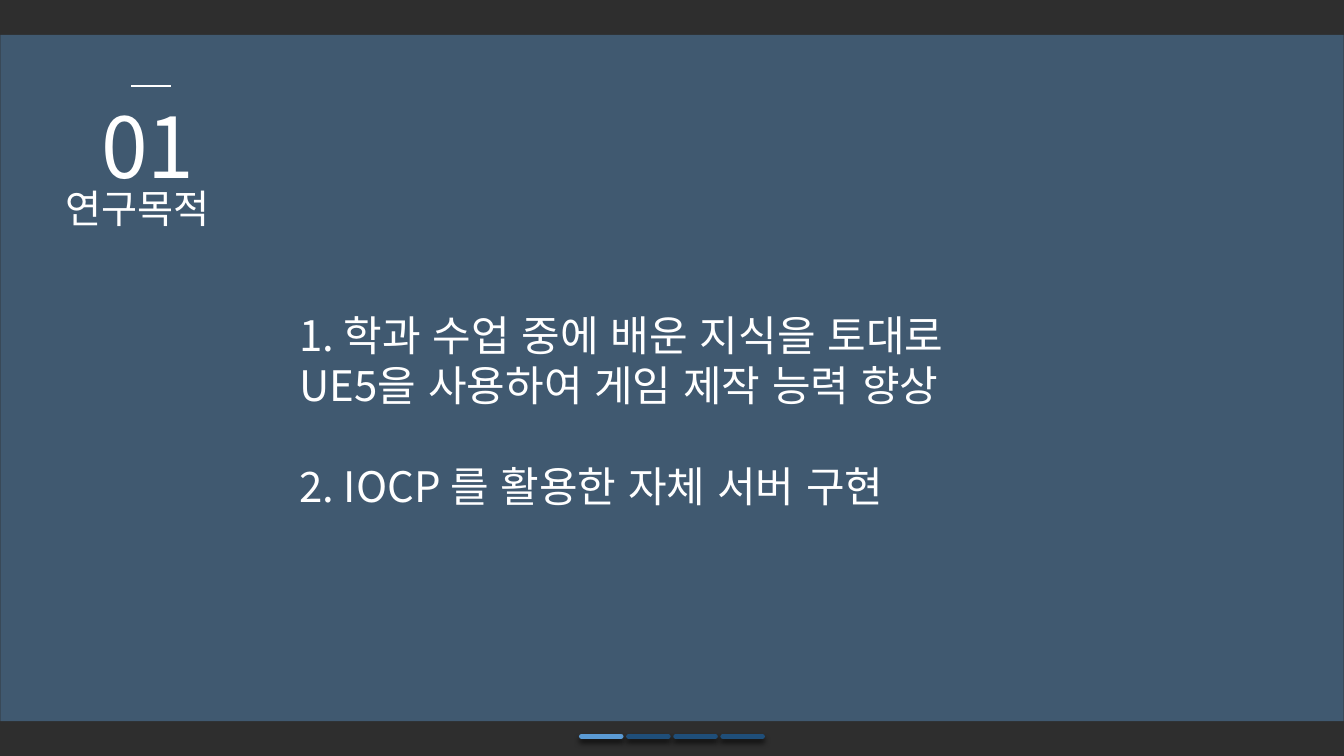
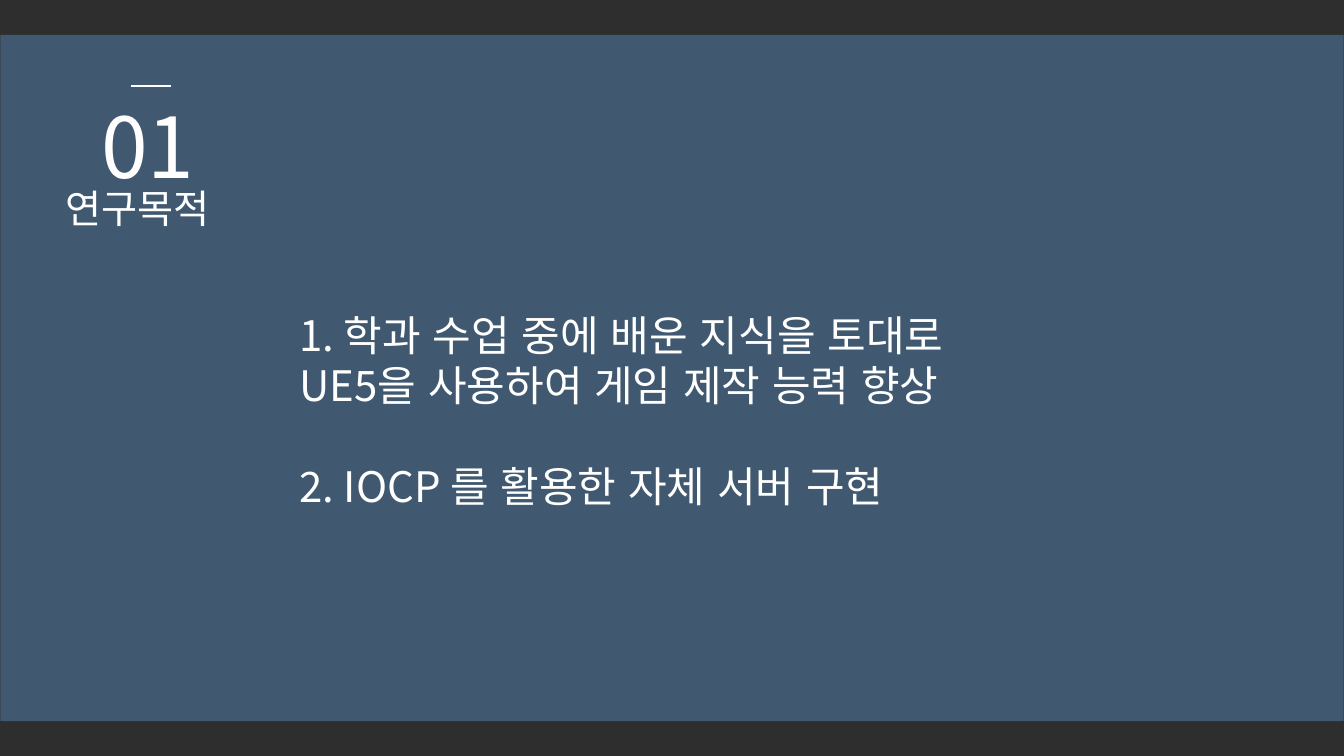
Before and after one commit to SuperTaeJun/GraduationWork, a slide deck: slide 3 of 졸업작품 제안서/졸업작품 제안서ver3.pptx. Drawn at 1344x756 pixels with LibreOffice and Linux fonts; fonts in the diff are those of the drawing; background and template pictures are left out; a plain dark background stands for a picture behind light text. Boxes give left, top, right and bottom in pixels: in the first picture for what was removed or moved away, otherwise in the second. Text is boxed around its words. In the diff, an @@ line names an element or a change of style, - is before the commit and + after.

```diff
--- a/졸업작품 제안서/졸업작품 제안서ver3.pptx
+++ b/졸업작품 제안서/졸업작품 제안서ver3.pptx
@@ line removed from (582, 737) to (621, 737) @@
@@ line removed from (629, 737) to (668, 737) @@
@@ line removed from (676, 737) to (716, 737) @@
@@ line removed from (723, 737) to (762, 737) @@
```
Also in this commit, not shown: 14 other slides changed.
